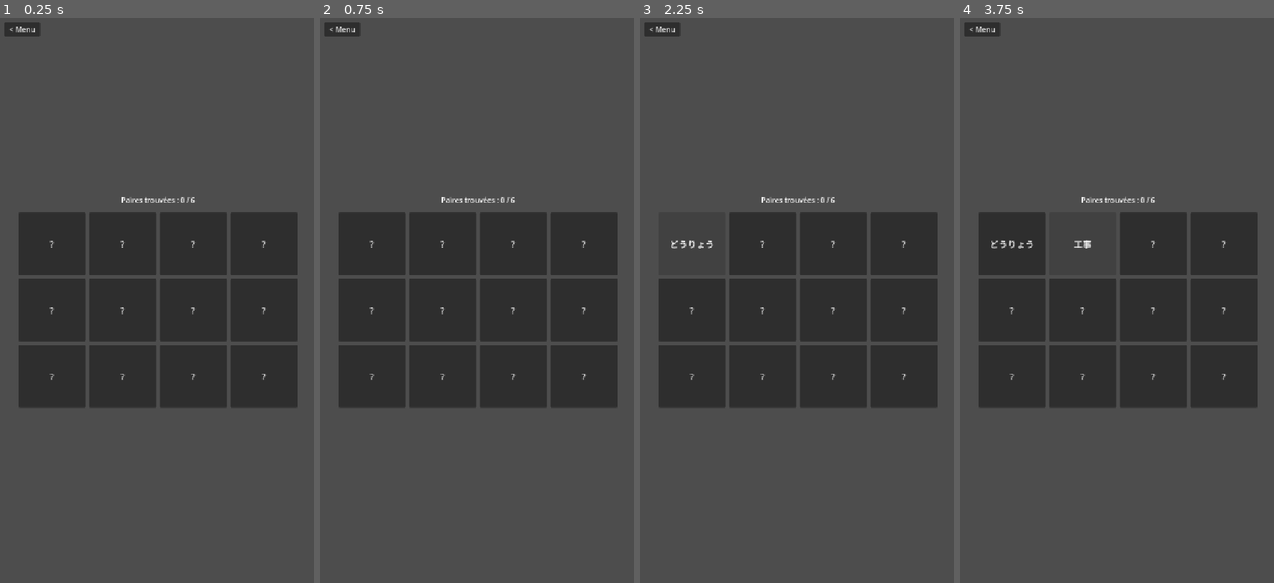
Above: before the commit, frames 1-4 (left to right).
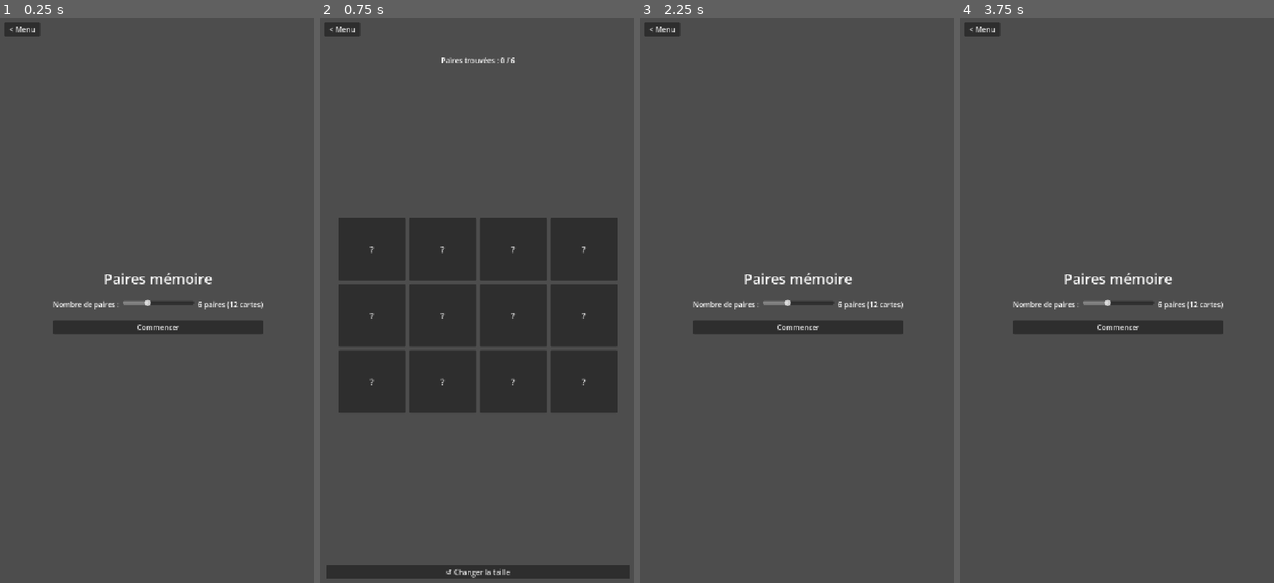
Above: after the commit, the same moments.

Repository: g-bourachot/Kotoba-Rush
Game: Godot game, scene res://scenes/MemoryMatch.tscn
The game is run twice, just before and just after one commit, with the same random seed, the same clock (stepped at 60 frames per second) and the same inputs. This scene is started directly instead of the project's main scene.
Inputs (mouse positions are in pixels of both pictures, inside the frame that each line leads up to):
- Up to frame 1 (0.25 s): no input
- Up to frame 2 (0.75 s): click (477, 328) at 0.5 s, where only the run after the commit has a clickable "Commencer"
- Up to frame 3 (2.25 s): click (797, 571) at 1.25 s, where only the run after the commit has a clickable "↺ Changer la taille"; click (693, 244) at 2 s, where only the run before the commit has a clickable "?"
- Up to frame 4 (3.75 s): click (1013, 244) at 2.75 s, where only the run before the commit has a clickable "どうりょう"; click (1082, 244) at 3.5 s, where only the run before the commit has a clickable "?"

The runs differ from the first frame. In frame 1, 27% of the frame differs, in the area x 5-95%, y 31-69%; in frame 2, 6.1%; in frame 3, 24%; in frame 4, 24%.

Commit message:
Add adjustable pair count to Paires mémoire
New setup screen lets you pick 4-10 pairs (slider) before starting,
persisted via Settings autoload like the Tri rapide round timer.

Co-Authored-By: Claude Sonnet 5 <noreply@anthropic.com>

Diff:
--- a/autoloads/Settings.gd
+++ b/autoloads/Settings.gd
@@ -10,6 +10,7 @@
 const SETTINGS_PATH := "user://settings.cfg"
 
 var round_time: float = 6.0
+var memory_pairs: int = 6
 
 
 func _ready() -> void:
@@ -20,6 +21,7 @@
 	var cfg := ConfigFile.new()
 	if cfg.load(SETTINGS_PATH) == OK:
 		round_time = cfg.get_value("wordsort", "round_time", round_time)
+		memory_pairs = cfg.get_value("memory_match", "pairs", memory_pairs)
 
 
 func save_round_time(value: float) -> void:
@@ -28,3 +30,11 @@
 	cfg.load(SETTINGS_PATH)
 	cfg.set_value("wordsort", "round_time", value)
 	cfg.save(SETTINGS_PATH)
+
+
+func save_memory_pairs(value: int) -> void:
+	memory_pairs = value
+	var cfg := ConfigFile.new()
+	cfg.load(SETTINGS_PATH)
+	cfg.set_value("memory_match", "pairs", value)
+	cfg.save(SETTINGS_PATH)
--- a/scenes/MemoryMatch.gd
+++ b/scenes/MemoryMatch.gd
@@ -3,20 +3,31 @@
 # ============================================================
 # PAIRES MÉMOIRE — mini-jeu de révision vocabulaire
 # ------------------------------------------------------------
-# Grille de cartes retournées. Chaque mot occupe deux cartes :
-# une avec le kanji, une avec sa lecture OU son sens (au hasard).
-# Il faut retrouver les deux cartes d'un même mot. Une paire
-# trouvée valide le mot auprès de WordDB (update_stats).
+# Écran de config (nombre de paires, réglable) puis grille de
+# cartes retournées. Chaque mot occupe deux cartes : une avec
+# le kanji, une avec sa lecture OU son sens (au hasard). Il faut
+# retrouver les deux cartes d'un même mot. Une paire trouvée
+# valide le mot auprès de WordDB (update_stats).
 # ============================================================
 
-const PAIR_COUNT := 6
+const MIN_PAIRS := 4
+const MAX_PAIRS := 10
 const GRID_COLUMNS := 4
 const CARD_SIZE := Vector2(150, 140)
 const READ_DELAY := 1.4
 
-@onready var grid: GridContainer = $VBox/Grid
-@onready var status_label: Label = $VBox/StatusLabel
+@onready var setup_panel: VBoxContainer = $SetupPanel
+@onready var pairs_slider: HSlider = $SetupPanel/PairsRow/PairsSlider
+@onready var pairs_value_label: Label = $SetupPanel/PairsRow/PairsValueLabel
+@onready var start_button: Button = $SetupPanel/StartButton
+
+@onready var game_panel: VBoxContainer = $GamePanel
+@onready var status_label: Label = $GamePanel/StatusLabel
+@onready var grid: GridContainer = $GamePanel/ScrollContainer/CenterContainer/Grid
+@onready var restart_button: Button = $GamePanel/RestartButton
 @onready var back_button: Button = $BackButton
+
+var pair_count: int = 6
 
 var card_buttons: Array[Button] = []
 var card_word_id: Array = []
@@ -33,6 +44,39 @@
 	randomize()
 	grid.columns = GRID_COLUMNS
 	back_button.pressed.connect(func(): get_tree().change_scene_to_file("res://scenes/Main.tscn"))
+
+	pair_count = Settings.memory_pairs
+	pairs_slider.min_value = MIN_PAIRS
+	pairs_slider.max_value = MAX_PAIRS
+	pairs_slider.step = 1
+	pairs_slider.value = pair_count
+	pairs_slider.value_changed.connect(_on_pairs_slider_changed)
+	_update_pairs_label()
+
+	start_button.pressed.connect(_show_game)
+	restart_button.pressed.connect(_show_setup)
+
+	_show_setup()
+
+
+func _on_pairs_slider_changed(value: float) -> void:
+	pair_count = int(value)
+	Settings.save_memory_pairs(pair_count)
+	_update_pairs_label()
+
+
+func _update_pairs_label() -> void:
+	pairs_value_label.text = "%d paires (%d cartes)" % [pair_count, pair_count * 2]
+
+
+func _show_setup() -> void:
+	game_panel.visible = false
+	setup_panel.visible = true
+
+
+func _show_game() -> void:
+	setup_panel.visible = false
+	game_panel.visible = true
 	_start_game()
 
 
@@ -49,11 +93,11 @@
 	card_matched.clear()
 	card_text.clear()
 
-	if WordDB.count() < PAIR_COUNT:
+	if WordDB.count() < pair_count:
 		status_label.text = "Pas assez de mots dans la base."
 		return
 
-	var chosen_words: Array = WordDB.pick_weighted_words(PAIR_COUNT)
+	var chosen_words: Array = WordDB.pick_weighted_words(pair_count)
 	var slots: Array = []
 	for w in chosen_words:
 		var field: String = "reading" if randi() % 2 == 0 else "meaning"
@@ -79,7 +123,7 @@
 		var idx: int = card_buttons.size() - 1
 		btn.pressed.connect(_on_card_pressed.bind(idx))
 
-	status_label.text = "Paires trouvées : 0 / %d" % PAIR_COUNT
+	status_label.text = "Paires trouvées : 0 / %d" % pair_count
 
 
 func _on_card_pressed(idx: int) -> void:
@@ -111,7 +155,7 @@
 		card_buttons[b].disabled = true
 		WordDB.update_stats(card_word_id[a], true)
 		pairs_found += 1
-		status_label.text = "Paires trouvées : %d / %d" % [pairs_found, PAIR_COUNT]
+		status_label.text = "Paires trouvées : %d / %d" % [pairs_found, pair_count]
 	else:
 		_flip_card(a, false)
 		_flip_card(b, false)
@@ -119,5 +163,5 @@
 	flipped_indices.clear()
 	input_locked = false
 
-	if pairs_found == PAIR_COUNT:
+	if pairs_found == pair_count:
 		status_label.text = "Bravo ! Toutes les paires trouvées."
--- a/scenes/MemoryMatch.tscn
+++ b/scenes/MemoryMatch.tscn
@@ -17,28 +17,83 @@
 offset_bottom = 48.0
 text = "< Menu"
 
-[node name="VBox" type="VBoxContainer" parent="."]
+[node name="SetupPanel" type="VBoxContainer" parent="."]
 layout_mode = 1
 anchors_preset = 8
 anchor_left = 0.5
 anchor_top = 0.5
 anchor_right = 0.5
 anchor_bottom = 0.5
-offset_left = -320.0
-offset_top = -260.0
-offset_right = 320.0
-offset_bottom = 260.0
+offset_left = -220.0
+offset_top = -140.0
+offset_right = 220.0
+offset_bottom = 140.0
 alignment = 1
-theme_override_constants/separation = 16
+theme_override_constants/separation = 24
 
-[node name="StatusLabel" type="Label" parent="VBox"]
+[node name="TitleLabel" type="Label" parent="SetupPanel"]
+layout_mode = 2
+theme_override_font_sizes/font_size = 32
+horizontal_alignment = 1
+text = "Paires mémoire"
+
+[node name="PairsRow" type="HBoxContainer" parent="SetupPanel"]
+layout_mode = 2
+alignment = 1
+theme_override_constants/separation = 8
+
+[node name="PairsLabel" type="Label" parent="SetupPanel/PairsRow"]
+layout_mode = 2
+text = "Nombre de paires :"
+
+[node name="PairsSlider" type="HSlider" parent="SetupPanel/PairsRow"]
+custom_minimum_size = Vector2(160, 0)
+layout_mode = 2
+min_value = 4.0
+max_value = 10.0
+step = 1.0
+value = 6.0
+
+[node name="PairsValueLabel" type="Label" parent="SetupPanel/PairsRow"]
+custom_minimum_size = Vector2(140, 0)
+layout_mode = 2
+text = "6 paires (12 cartes)"
+
+[node name="StartButton" type="Button" parent="SetupPanel"]
+layout_mode = 2
+text = "Commencer"
+
+[node name="GamePanel" type="VBoxContainer" parent="."]
+visible = false
+layout_mode = 1
+anchor_right = 1.0
+anchor_bottom = 1.0
+offset_left = 20.0
+offset_top = 90.0
+offset_right = -20.0
+offset_bottom = -20.0
+theme_override_constants/separation = 12
+
+[node name="StatusLabel" type="Label" parent="GamePanel"]
 layout_mode = 2
 horizontal_alignment = 1
 text = "Paires trouvées : 0 / 6"
 
-[node name="Grid" type="GridContainer" parent="VBox"]
+[node name="ScrollContainer" type="ScrollContainer" parent="GamePanel"]
 layout_mode = 2
-size_flags_horizontal = 4
+size_flags_vertical = 3
+
+[node name="CenterContainer" type="CenterContainer" parent="GamePanel/ScrollContainer"]
+layout_mode = 2
+size_flags_horizontal = 3
+size_flags_vertical = 3
+
+[node name="Grid" type="GridContainer" parent="GamePanel/ScrollContainer/CenterContainer"]
+layout_mode = 2
 theme_override_constants/h_separation = 8
 theme_override_constants/v_separation = 8
 columns = 4
+
+[node name="RestartButton" type="Button" parent="GamePanel"]
+layout_mode = 2
+text = "↺ Changer la taille"
